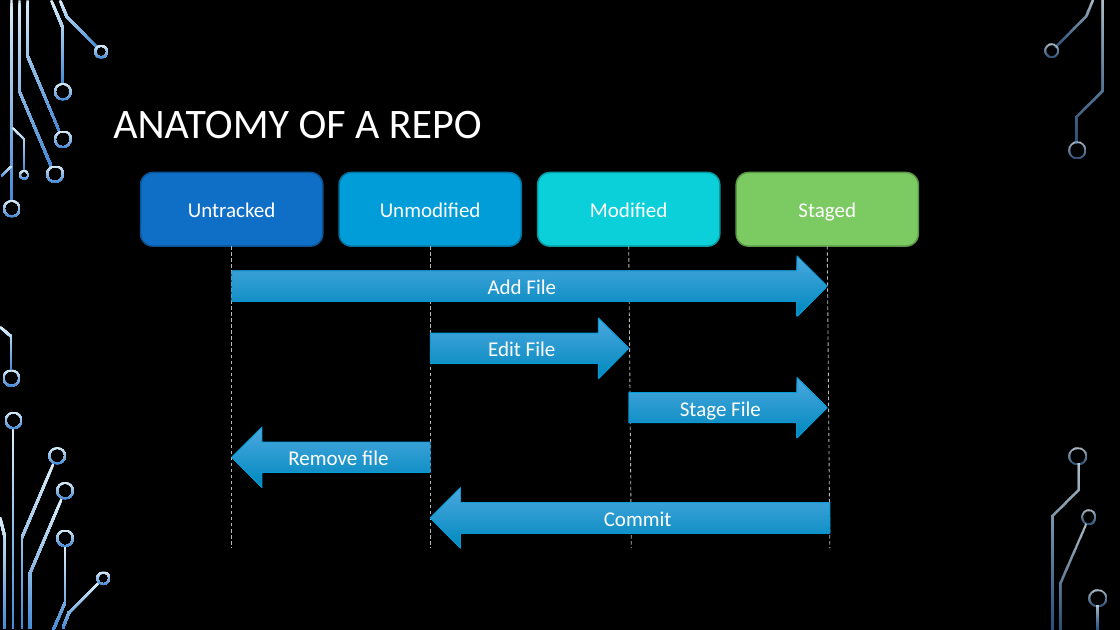
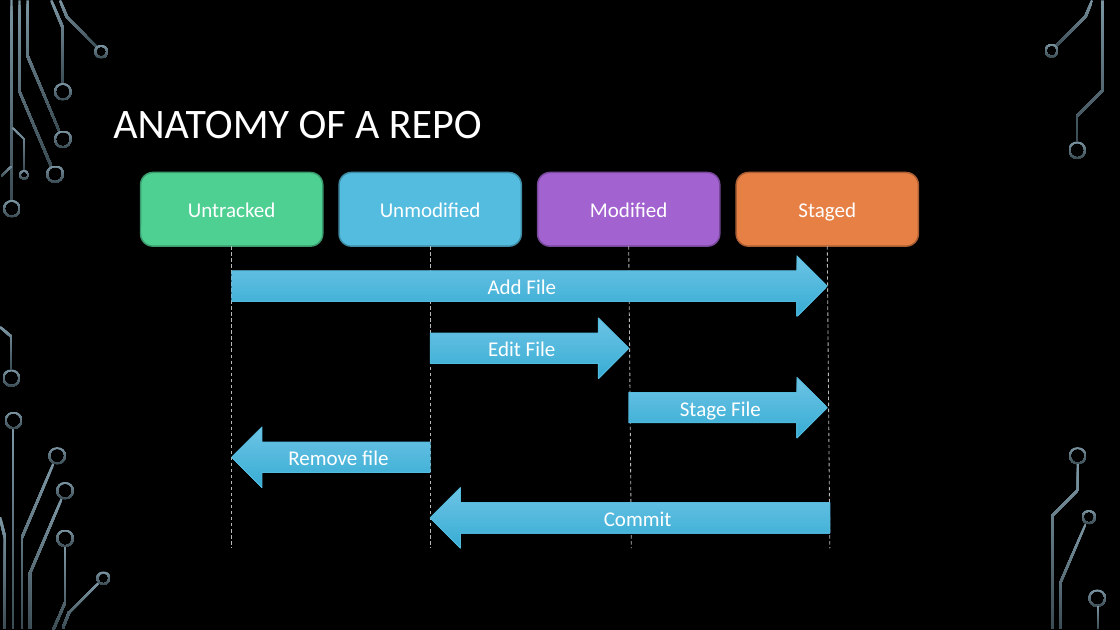
Before and after one commit to ryandcoates/code4sysadmins, a slide deck: slide 27 of Coding for System Administrators.pptx (slide 26 before the commit). Drawn at 1120x630 pixels with LibreOffice and Linux fonts; fonts in the diff are those of the drawing; background and template pictures are left out. Boxes give left, top, right and bottom in pixels: in the first picture for what was removed or moved away, otherwise in the second. Text is boxed around its words. In the diff, an @@ line names an element or a change of style, - is before the commit and + after.

```diff
--- a/Coding for System Administrators.pptx
+++ b/Coding for System Administrators.pptx
@@ fill gradient #DBEFF9 to #448AD7 to gradient #7C96A3 to #3B4C54 in 36 elements at (3, 200, 21, 218), (3, 370, 20, 387), (18, 1, 52, 167), (46, 166, 64, 183), (26, 1, 60, 132), (50, 0, 65, 84), (54, 130, 71, 148), (54, 83, 71, 101), (59, 0, 97, 49), (94, 45, 109, 58), (1, 166, 13, 177), (0, 326, 13, 371), (12, 127, 25, 171), (18, 170, 29, 180), (13, 429, 15, 629), (20, 463, 54, 628), (5, 412, 23, 429), (0, 517, 6, 628), (49, 447, 66, 465), (29, 498, 63, 629), (52, 546, 66, 630), (56, 482, 74, 500), (56, 529, 74, 547), (61, 581, 100, 629), (97, 571, 111, 585), (1055, 0, 1094, 47), (1044, 44, 1059, 58), (1069, 141, 1086, 159), (1060, 523, 1087, 629), (1082, 510, 1096, 524), (1076, 1, 1104, 143), (1070, 447, 1087, 465), (1051, 464, 1080, 629), (1089, 590, 1107, 607), (1097, 606, 1100, 629), (10, 1, 13, 202) @@
@@ rounded rectangle "Untracked" at (140, 172, 323, 246): fill #0F6FC6 to #4FD093; outline #0B5292 1.25 pt to #3A9A6D 1.25 pt @@
@@ rounded rectangle "Unmodified" at (339, 172, 522, 246): fill #009DD9 to #54BCDF; outline #0074A1 1.25 pt to #3E8BA5 1.25 pt @@
@@ rounded rectangle "Modified" at (538, 172, 720, 246): fill #0BD0D9 to #A262D0; outline #089AA1 1.25 pt to #78499A 1.25 pt @@
@@ rounded rectangle "Staged" at (736, 172, 918, 246): fill #7CCA62 to #E78045; outline #5C9549 1.25 pt to #AB5F33 1.25 pt @@
@@ fill gradient #4CA8E0 to #008ABE to gradient #6DC5E5 to #39ADD5; outline #009DD9 0.75 pt to #54BCDF 0.75 pt in 5 elements at (232, 256, 828, 317), (430, 318, 628, 379), (629, 377, 828, 438), (232, 427, 430, 487), (430, 487, 830, 548) @@
```
Also in this commit, not shown: 26 other slides changed, 3 slides added.
